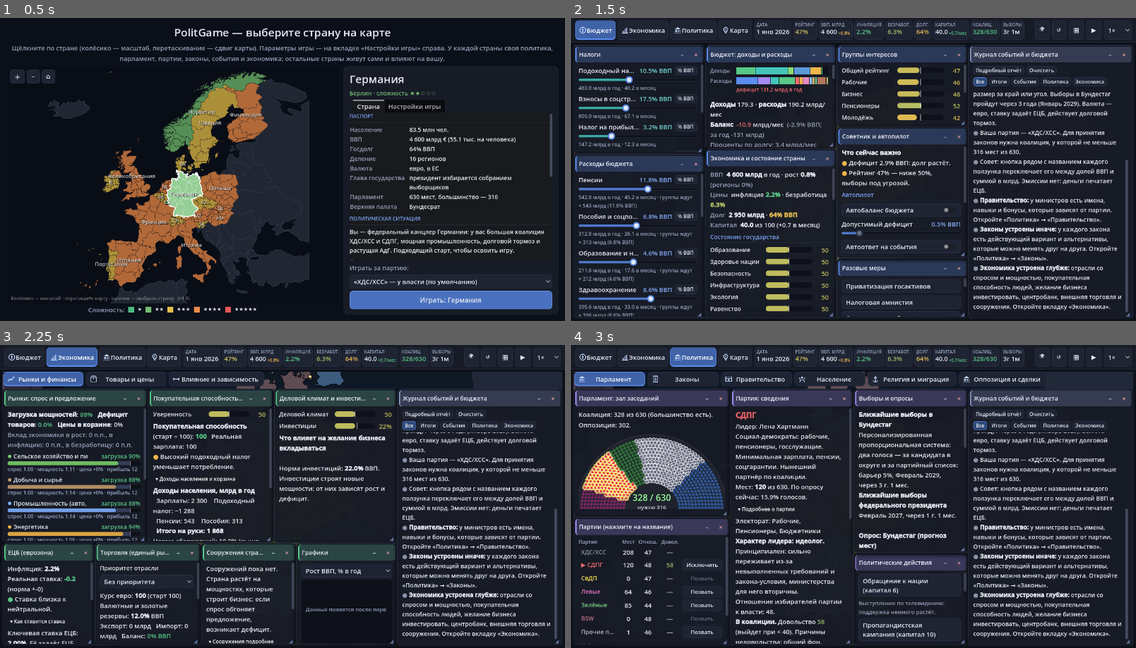
Above: before the commit, frames 1-4 (two rows, left to right).
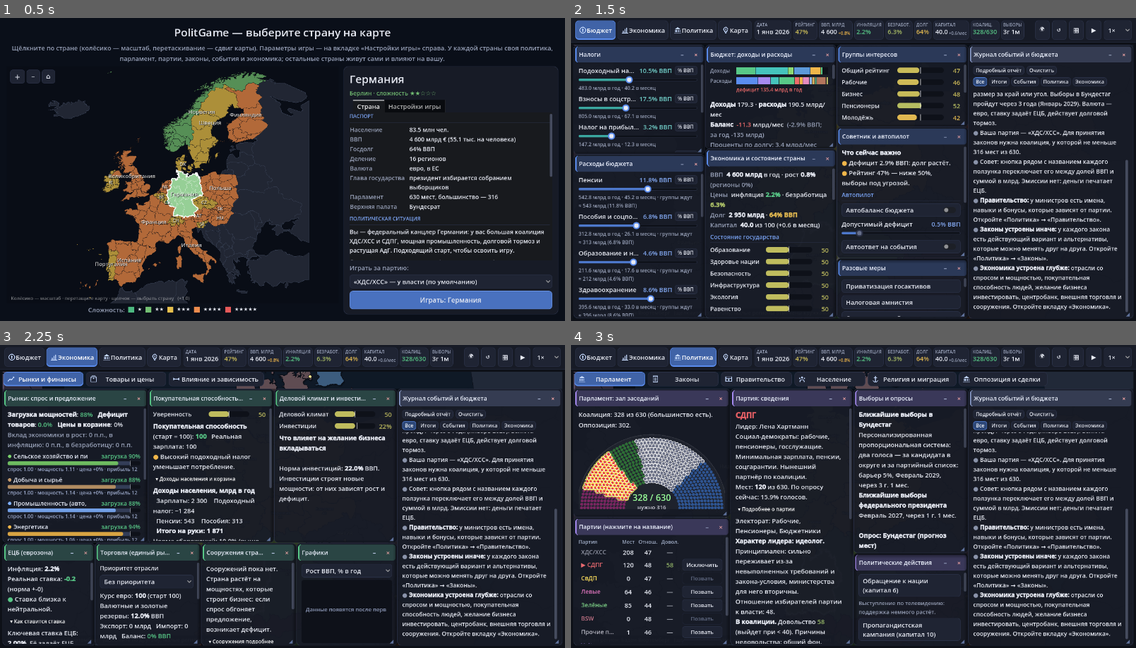
Above: after the commit, the same moments.

Repository: Maks46921/Myrep
Game: Godot game, scene res://main.tscn
The game is run twice, just before and just after one commit, with the same random seed, the same clock (stepped at 60 frames per second) and the same inputs.
Inputs:
- Up to frame 1 (0.5 s): no input
- Up to frame 2 (1.5 s): click "Играть: Германия" at 0.5 s; click "Бюджет" at 1.25 s
- Up to frame 3 (2.25 s): click "Экономика" at 2 s
- Up to frame 4 (3 s): click "Политика" at 2.75 s

Frame 1 is identical in both runs. In frame 2, less than 0.1% of the frame differs, in the area x 30-70%, y 4-70%; in frame 3, less than 0.1%; in frame 4, less than 0.1%.

Commit message:
v35: status-quo law effects, floor to group expectations, hybrid all laws

Diff:
--- a/scripts/logic/coalition.gd
+++ b/scripts/logic/coalition.gd
@@ -101,33 +101,30 @@
 	return num / den
 
 
-# расходы сами поднимаются до минимума, которого требуют партии коалиции (кнопка в окне «Расходы»)
+# v35: расходы сами поднимаются до ожиданий социальных групп («группы ждут ≈» под статьёй бюджета)
+func floor_share(key: String) -> float:
+	var want: float = expected_pp(key) * (GDP0 / 100.0) * pop_ratio() * std_index()
+	return want / gdp * 100.0
+
+
 func auto_floor() -> int:
 	var n := 0
 	var parts: PackedStringArray = []
-	for p in range(1, PARTY_NAMES.size()):
-		if not in_coalition[p]:
-			continue
-		for d in PARTY_DEMANDS[p]:
-			var key: String = d["key"]
-			if String(d["op"]) != ">=" or not policy_by_key.has(key) or String(policy_by_key[key]["kind"]) != "spend":
-				continue
-			if demand_met(d):
-				continue
-			var is_amt: bool = d.get("abs", false)
-			var share: float = float(d["val"]) / gdp * 100.0 if is_amt else float(d["val"])
-			if key == "subs" and is_amt:
-				share = maxf(0.0, share - float(pol["agri"]))
-			share = lock_allowed_share(key, share + 0.005)
-			var old: float = pol[key]
-			if share <= old:
-				continue
-			set_policy(key, share)
-			prev_pol[key] = float(prev_pol[key]) + (float(pol[key]) - old)
-			n += 1
-			parts.append("«%s» %.1f → %.1f%% ВВП" % [policy_title(key), old, float(pol[key])])
+	for d in POLICY:
+		var key: String = d["key"]
+		if String(d["kind"]) != "spend":
+			continue
+		var share: float = minf(float(d["max"]), floor_share(key) + 0.005)
+		share = lock_allowed_share(key, share)
+		var old: float = pol[key]
+		if share <= old + 0.001:
+			continue
+		set_policy(key, share)
+		prev_pol[key] = float(prev_pol[key]) + (float(pol[key]) - old)
+		n += 1
+		parts.append("«%s» %.1f → %.1f%% ВВП" % [policy_title(key), old, float(pol[key])])
 	if n > 0:
-		log_tag("БЮДЖЕТ", COL_TEAL, "автоподъём расходов до требуемого коалицией минимума: %s." % "; ".join(parts))
+		log_tag("БЮДЖЕТ", COL_TEAL, "автоподъём расходов до ожиданий социальных групп: %s." % "; ".join(parts))
 	return n
 
 
--- a/scripts/logic/laws.gd
+++ b/scripts/logic/laws.gd
@@ -746,7 +746,68 @@
 				var a: Dictionary = (vv.get("a", {}) as Dictionary).duplicate()
 				a["dem_shift"] = float(tbl[idx])
 				vv["a"] = a
+	for t in out:
+		sq_effects(t)
 	return out
+
+
+# v35: действующий порядок (вариант 0) тоже действует: если у него нет своих постоянных эффектов,
+# он получает зеркальные к альтернативам, ослабленные (что дают альтернативы — того сейчас нет, и наоборот).
+const SQ_K := 0.3
+
+
+func sq_effects(t: Dictionary) -> void:
+	if t.has("param") or bool(t.get("rad", false)):
+		return
+	var vs: Array = t["v"]
+	if vs.size() < 2:
+		return
+	var v0: Dictionary = vs[0]
+	if not (v0.get("a", {}) as Dictionary).is_empty() or not (v0.get("x", {}) as Dictionary).is_empty():
+		return
+	var sa := {}
+	var sx := {}
+	var n: float = float(vs.size() - 1)
+	for i in range(1, vs.size()):
+		var ad: Dictionary = (vs[i] as Dictionary).get("a", {})
+		for k in ad:
+			if k == "dem_shift":
+				continue
+			sa[k] = float(sa.get(k, 0.0)) + float(ad[k]) / n
+		var xd: Dictionary = (vs[i] as Dictionary).get("x", {})
+		for k in xd:
+			sx[k] = float(sx.get(k, 0.0)) + (float(xd[k]) - 1.0) / n
+	var a0 := {}
+	var x0 := {}
+	for k in sa:
+		if absf(float(sa[k])) > 0.0005:
+			a0[k] = -float(sa[k]) * SQ_K
+	for k in sx:
+		if absf(float(sx[k])) > 0.0005:
+			x0[k] = 1.0 - float(sx[k]) * SQ_K
+	if a0.is_empty() and x0.is_empty():
+		return
+	if not a0.is_empty():
+		v0["a"] = a0
+	if not x0.is_empty():
+		v0["x"] = x0
+	v0["sq"] = true
+
+
+# постоянные эффекты варианта (то, что он даёт, пока действует)
+func variant_own_items(tid: String, idx: int) -> Array:
+	var v := variant_of(tid, idx)
+	var pw: float = pw_of(tid) if idx > 0 else 1.0
+	var items: Array = []
+	var xs: Dictionary = v.get("x", {})
+	for k in xs:
+		if MOD_INFO.has(k) and absf(float(xs[k]) - 1.0) > 0.0001:
+			items.append(mod_item(k, 1.0, 1.0 + (float(xs[k]) - 1.0) * pw))
+	var ad: Dictionary = v.get("a", {})
+	for k in ad:
+		if MOD_INFO.has(k) and absf(float(ad[k])) > 0.0001:
+			items.append(mod_item(k, 0.0, float(ad[k]) * pw))
+	return items
 
 
 func is_fund(tid: String) -> bool:
--- a/scripts/logic/policy.gd
+++ b/scripts/logic/policy.gd
@@ -788,8 +788,22 @@
 const HYBRID_IDS := ["party_funding", "media_law", "healthcare", "education_law", "family_policy", "housing", "migration", "ecology_law", "security_law", "agri_law", "energy_policy", "digital_law"]
 
 
+# v35: силу действия можно менять у любого обычного закона (не числового, не фундаментального и без радикальных вариантов)
 func is_hybrid(tid: String) -> bool:
-	return tid in HYBRID_IDS and law_index.has(tid) and not (law_index[tid] as Dictionary).has("param")
+	if not law_index.has(tid):
+		return false
+	var t: Dictionary = law_index[tid]
+	if t.has("_hyb"):
+		return bool(t["_hyb"])
+	var ok: bool = not t.has("param")
+	if ok and not (tid in HYBRID_IDS):
+		if bool(t.get("fund", false)):
+			ok = false
+		for v in t["v"]:
+			if (v as Dictionary).has("rid") or (v as Dictionary).has("set"):
+				ok = false
+	t["_hyb"] = ok
+	return ok
 
 
 func pw_of(tid: String, cand: bool = false) -> float:
--- a/scripts/ui/ui_core.gd
+++ b/scripts/ui/ui_core.gd
@@ -577,8 +577,8 @@
 			add_slider(w.body, d)
 	spend_total_label = add_wrap_label(w.body, "")
 	var fl := CheckButton.new()
-	fl.text = "Авто-подъём до минимума коалиции"
-	fl.tooltip_text = "Если партия коалиции требует тратить на статью не меньше определённой суммы, ползунок сам поднимется до этого минимума (раз в месяц и при включении)."
+	fl.text = "Авто-подъём до ожиданий групп"
+	fl.tooltip_text = "Если на статью тратится меньше, чем ждут социальные группы («группы ждут ≈» под ползунком), ползунок сам поднимется до этого уровня (раз в месяц и при включении)."
 	fl.focus_mode = Control.FOCUS_NONE
 	fl.clip_text = true
 	fl.toggled.connect(on_floor_toggle)
--- a/scripts/ui/ui_laws.gd
+++ b/scripts/ui/ui_laws.gd
@@ -586,8 +586,9 @@
 		fx.visible = expanded
 		btn.visible = expanded
 		if is_cur:
-			fx.text = ""
-			fx.visible = false
+			var own: Array = variant_own_items(tid, vi)
+			fx.text = ("[font_size=13][color=%s]Пока действует, даёт:[/color]\n%s[/font_size]" % [COL_DIM, items_pros_cons(own)]) if own.size() > 0 else ""
+			fx.visible = own.size() > 0
 			vote.text = ""
 			vote.visible = false
 			bar.visible = false
--- a/tests/t_budget.gd
+++ b/tests/t_budget.gd
@@ -1,5 +1,5 @@
 extends SceneTree
-# Бюджет: два ползунка субсидий, авто-подъём расходов до минимума коалиции, без кнопок пропуска времени.
+# Бюджет: два ползунка субсидий, авто-подъём расходов до ожиданий групп, без кнопок пропуска времени.
 var bad := 0
 func check(ok: bool, msg: String) -> void:
 	if not ok:
@@ -17,18 +17,12 @@
 	var g0: float = g.growth
 	g.set_policy("agri", float(g.pol["agri"]) + 1.0)
 	check(g.target_support("Село") > 0.0, "поддержка считается")
-	# искусственное требование коалиции
-	var p := -1
-	for k in range(1, g.PARTY_NAMES.size()):
-		p = k
-		break
-	g.in_coalition[p] = true
-	var old_d = g.PARTY_DEMANDS[p]
-	g.PARTY_DEMANDS[p] = [{"key": "edu", "op": ">=", "val": float(g.pol["edu"]) + 1.0, "text": "тест"}]
+	# v35: авто-подъём поднимает статьи до ожиданий социальных групп
+	var fl: float = g.floor_share("edu")
+	g.pol["edu"] = maxf(0.0, fl - 1.0)
 	var e0: float = g.pol["edu"]
 	var n: int = g.auto_floor()
-	check(n >= 1 and float(g.pol["edu"]) > e0 + 0.9, "расходы подняты до минимума (%s → %s)" % [str(e0), str(g.pol["edu"])])
-	g.PARTY_DEMANDS[p] = old_d
+	check(n >= 1 and float(g.pol["edu"]) >= minf(fl, e0 + 0.9), "расходы подняты до ожиданий групп (%s → %s, ждут %s)" % [str(e0), str(g.pol["edu"]), str(fl)])
 	g.next_turn()
 	check(is_finite(g.gdp), "месяц идёт")
 	print("t_budget: проблем ", bad)
Not shown, changed: tests/golden/AT.txt
Not shown, changed: tests/golden/BE.txt
Not shown, changed: tests/golden/CH.txt
Not shown, changed: tests/golden/CZ.txt
Not shown, changed: tests/golden/DE.txt
Not shown, changed: tests/golden/DK.txt
Not shown, changed: tests/golden/ES.txt
Not shown, changed: tests/golden/FI.txt
Not shown, changed: tests/golden/FR.txt
Not shown, changed: tests/golden/GB.txt
Not shown, changed: tests/golden/HU.txt
Not shown, changed: tests/golden/IE.txt
(and 9 more such lines)
